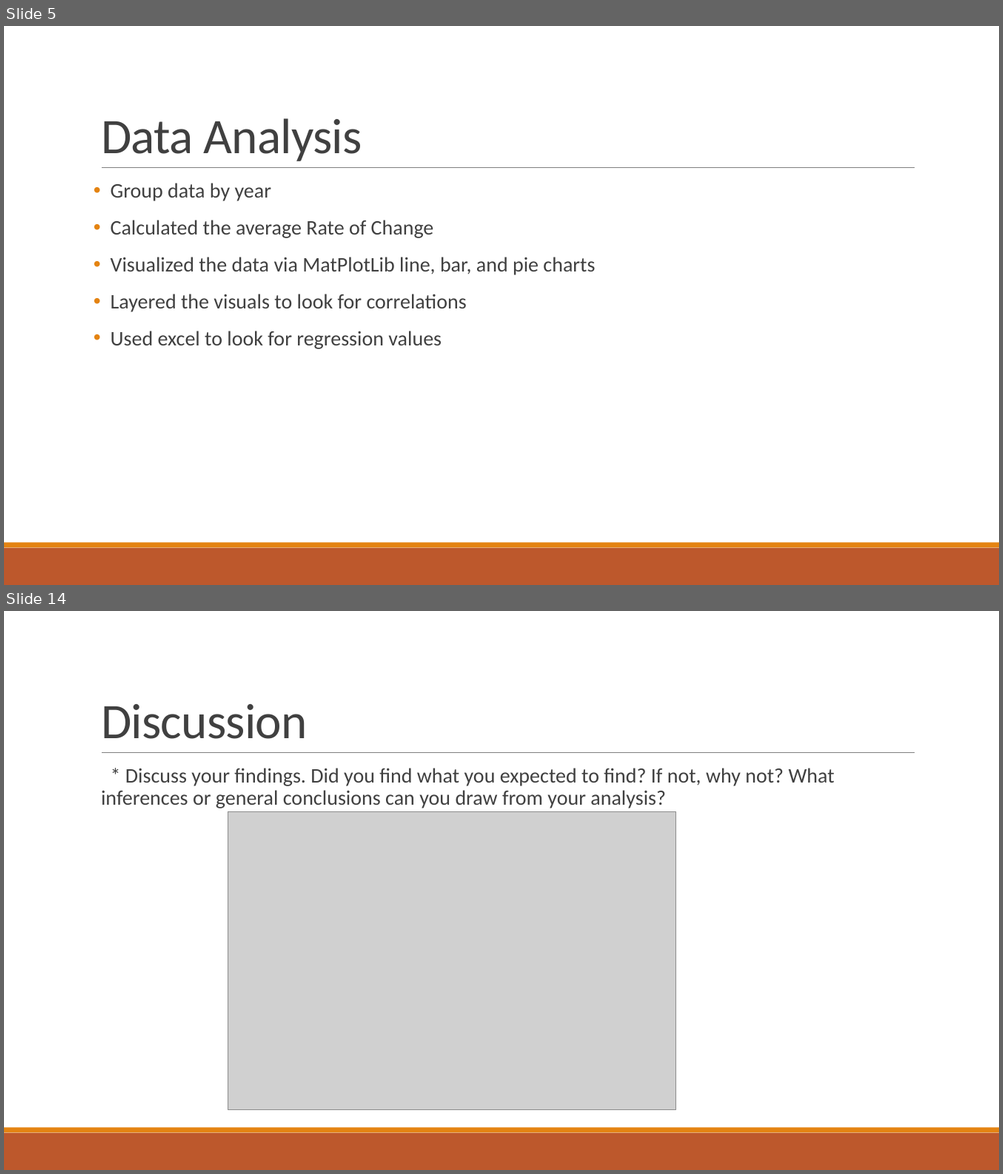
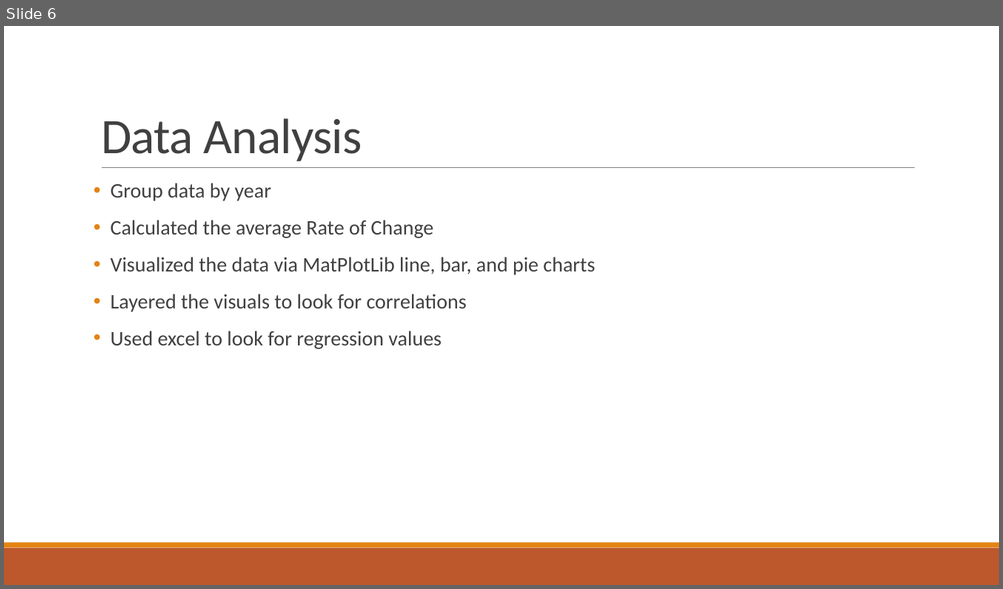
Before and after one commit to grahamb001/Project1, a slide deck: Project 1 Presentation Templatebg_ap.pptx. Shown one above the other, each under a label of ours: slides 5 and 14 before the commit, slide 6 after it; the slides between them are not shown. The pictures are 1003x1174 and 1003x589 pixels, drawn with LibreOffice and Linux fonts; fonts in the diff are those of the drawing; grey boxes stand for pictures. Boxes give left, top, right and bottom in pixels: in the first picture for what was removed or moved away, otherwise in the second. Text is boxed around its words. In the diff, an @@ line names an element or a change of style, - is before the commit and + after.

```diff
--- a/Project 1 Presentation Templatebg_ap.pptx
+++ b/Project 1 Presentation Templatebg_ap.pptx
@@ slide 14 removed at (4,611,999,1170), background #FFFFFF; not listed: 3 template elements that a slide beside it also shows @@
@@ title removed at (101,704,307,739) @@
-Discussion
@@ text removed at (101,768,834,809) @@
-  * Discuss your findings. Did you find what you expected to find? If not, why not? What inferences or general conclusions can you draw from your analysis?
@@ picture removed at (227,812,675,1111) @@
@@ what was slide 5 is now slide 6 @@
```
Also in this commit, not shown: 4 slides changed, 6 slides added, 7 other slides removed.
